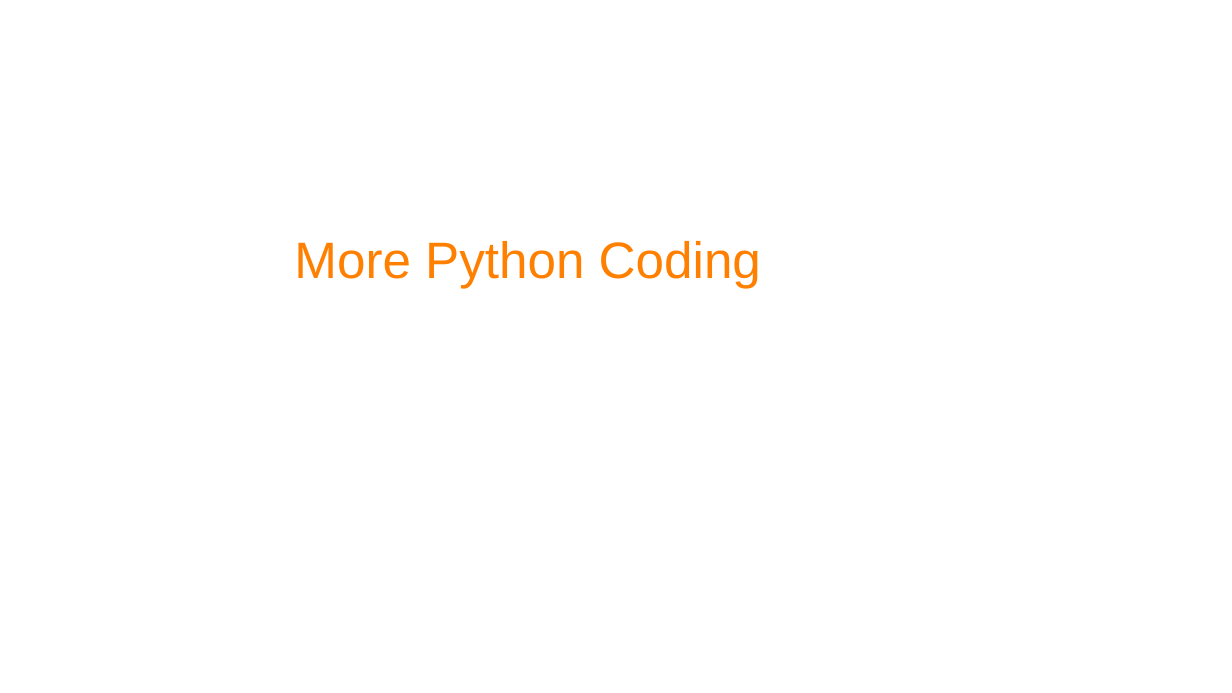
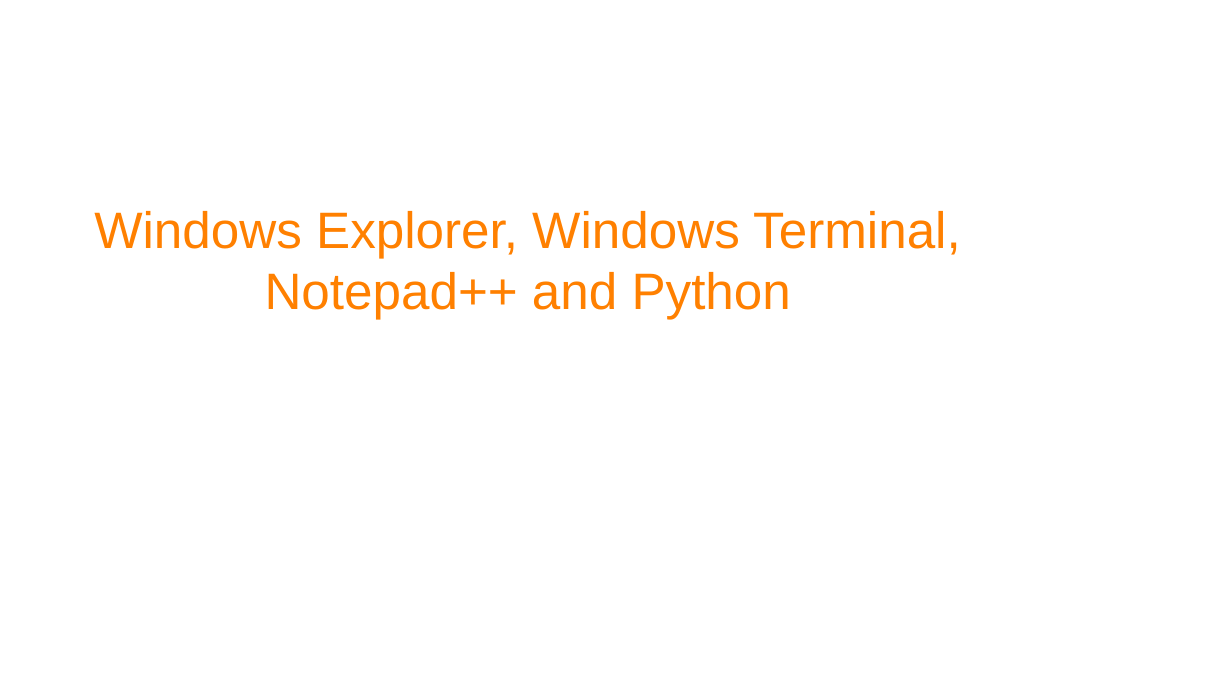
Before and after one commit to pellcorp/coding, a slide deck: slide 1 of docs/windows explorer and windows terminal.odp. Drawn at 1232x693 pixels with LibreOffice and Linux fonts; fonts in the diff are those of the drawing; background and template pictures are left out. Boxes give left, top, right and bottom in pixels: in the first picture for what was removed or moved away, otherwise in the second. Text is boxed around its words. In the diff, an @@ line names an element or a change of style, - is before the commit and + after.

```diff
--- a/docs/windows explorer and windows terminal.odp
+++ b/docs/windows explorer and windows terminal.odp
@@ title at (94, 211, 961, 319): text changed @@
-More Python Coding
+Windows Explorer, Windows Terminal, Notepad++ and Python
```
Also in this commit, not shown: 1 other slide changed, 3 other files.
